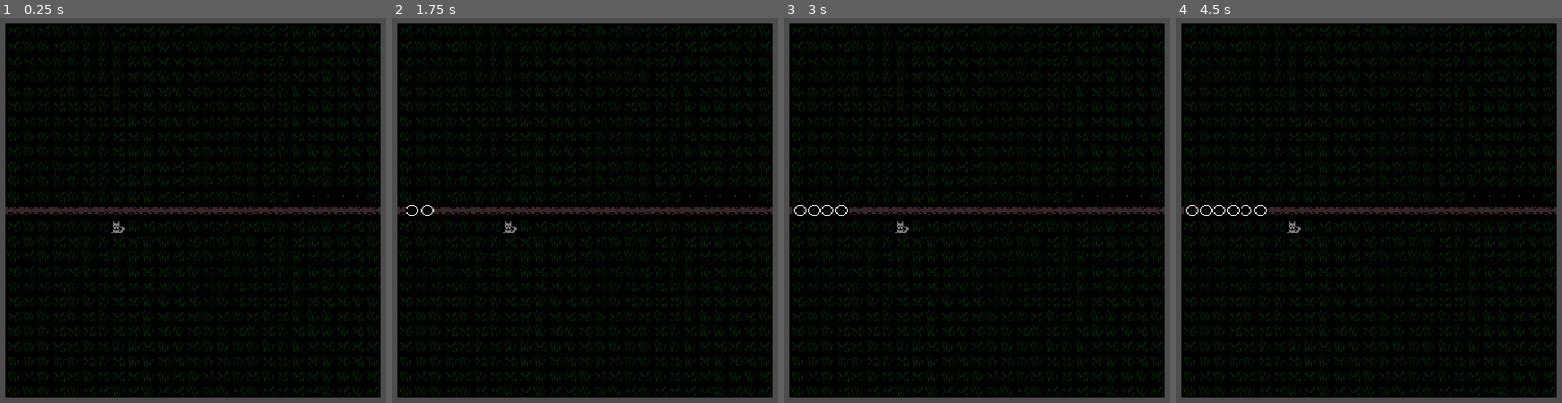
Above: before the commit, frames 1-4 (left to right).
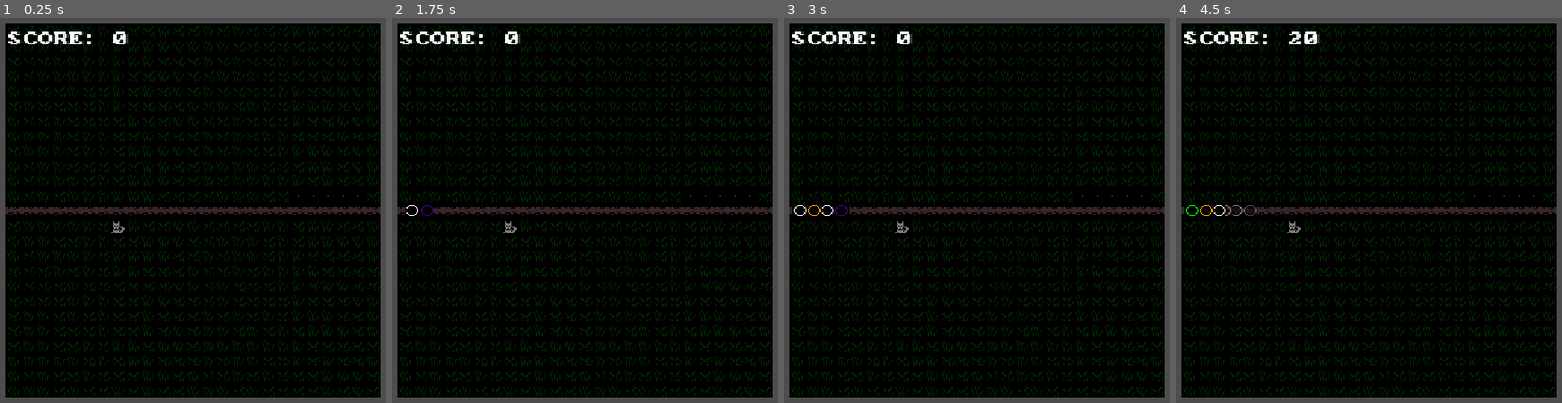
Above: after the commit, the same moments.

Repository: wonderzombie/godot-bubbles-td
Game: Godot game, scene res://assets/main.tscn
Two runs of this game, one before a commit and one after it. Both use one fixed random seed, a clock stepped at 60 frames per second and the inputs below.
Inputs:
- Up to frame 1 (0.25 s): no input
- Up to frame 2 (1.75 s): tap Enter at 0.5 s; hold Space (next_round) 0.53-1.28 s; tap Space (next_round) at 1.35 s
- Up to frame 3 (3 s): tap Space (next_round) at 2, 2.85 s; hold Space (next_round) 2.03-2.78 s
- Up to frame 4 (4.5 s): tap Enter at 3.5 s; hold Space (next_round) 3.53-4.28 s; tap Space (next_round) at 4.35 s

The runs differ from the first frame. In frame 1, 0.5% of the frame differs, in the area x 2-34%, y 3-7%; in frame 2, 0.5%; in frame 3, 0.5%; in frame 4, 0.8%, in the area x 2-38%, y 3-52%.
Error before the commit: Cannot call method 'is_valid' on a null value. (res://scripts/tower_dog.gd:16)

Commit message:
add score; balloons get colors

Diff:
--- a/assets/main.gd
+++ b/assets/main.gd
@@ -1,6 +1,7 @@
 extends Node2D
 
 var bubbles = [];
+var score = 0;
 
 # Called when the node enters the scene tree for the first time.
 func _ready() -> void:
@@ -22,5 +23,12 @@
 	%Map.add_child(new_bubble);
 	self.bubbles.push_front(new_bubble);
 
+	new_bubble.pop.connect(balloon_popped)
 	new_bubble.visible = true;
 	new_bubble.start()
+
+
+func balloon_popped(award: int) -> void:
+	score += award
+	prints("score is now", score)
+	%Score.text = "SCORE: %s" % score
--- a/assets/main.tscn
+++ b/assets/main.tscn
@@ -7,6 +7,7 @@
 [ext_resource type="Texture2D" uid="uid://cnaqjq48svhon" path="res://assets/urizen_onebit_tileset__v2d0.png" id="4_836ik"]
 [ext_resource type="Script" uid="uid://c5weh3vquiujv" path="res://scripts/tower_dog.gd" id="5_j2eim"]
 [ext_resource type="Script" uid="uid://bk24e3cquwtrr" path="res://assets/rock.gd" id="7_qdlv5"]
+[ext_resource type="FontFile" uid="uid://bw15vudvtopgt" path="res://assets/pcsenior.ttf" id="8_tkxyu"]
 
 [sub_resource type="CircleShape2D" id="CircleShape2D_o33de"]
 radius = 5.0
@@ -79,3 +80,14 @@
 [node name="Camera2D" type="Camera2D" parent="Map" unique_id=749430051]
 position = Vector2(150, 150)
 zoom = Vector2(2, 2)
+
+[node name="Score" type="Label" parent="." unique_id=975444234]
+unique_name_in_owner = true
+offset_left = 2.0
+offset_top = 2.0
+offset_right = 71.0
+offset_bottom = 25.0
+theme_override_fonts/font = ExtResource("8_tkxyu")
+theme_override_font_sizes/font_size = 12
+text = "SCORE: 0"
+vertical_alignment = 1
--- a/scripts/bubble.gd
+++ b/scripts/bubble.gd
@@ -1,15 +1,31 @@
 class_name Bubble extends Sprite2D
 
+signal pop(award: int)
+
 @export var speed: float = 20
+@export var value: int = 5
 
 var destination: Vector2;
 var movement_tween: Tween
+var random_colors: Array[Color] = [
+	Color.RED,
+	Color.ORANGE,
+	Color.YELLOW,
+	Color.GREEN,
+	Color.BLUE,
+	Color.INDIGO,
+	Color.VIOLET,
+	Color.WHITE,
+	Color.WHITE,
+	Color.WHITE,
+]
 
 # Called when the node enters the scene tree for the first time.
 func _ready() -> void:
 	var collision_area: Area2D = get_node("Area2D")
 	collision_area.area_entered.connect(get_hit)
-
+	var choice = randi() % len(random_colors)
+	self.modulate = random_colors[choice]
 
 # Called every frame. 'delta' is the elapsed time since the previous frame.
 func start() -> void:
@@ -22,6 +38,8 @@
 	var left = Vector2.LEFT * 1 + self.position
 	var right = Vector2.RIGHT * 1 + self.position
 
+	pop.emit(self.value)
+
 	var hit = get_tree().create_tween()
 	hit.tween_property(self, "position", left, 0.05).from_current()
 	hit.tween_property(self, "position", right, 0.05).from_current()
--- a/scripts/tower_dog.gd
+++ b/scripts/tower_dog.gd
@@ -13,7 +13,7 @@
 func enemy_detected(intruder: Area2D) -> void:
 	prints("detected:", intruder)
 	targets.push_front(intruder)
-	if !current_target and !attack_tween.is_valid():
+	if !current_target:
 		init_attack_cycle()
 
 func init_attack_cycle() -> void:
@@ -27,8 +27,6 @@
 	self.targets.erase(escapee)
 	if escapee == self.current_target:
 		self.current_target = null
-	if self.targets == 0:
-		self.attack_tween.kill()
 
 func try_throw_rock() -> void:
 	if len(self.targets) == 0:
Binary file added: assets/pcsenior.ttf
Not shown, added: assets/pcsenior.ttf.import
